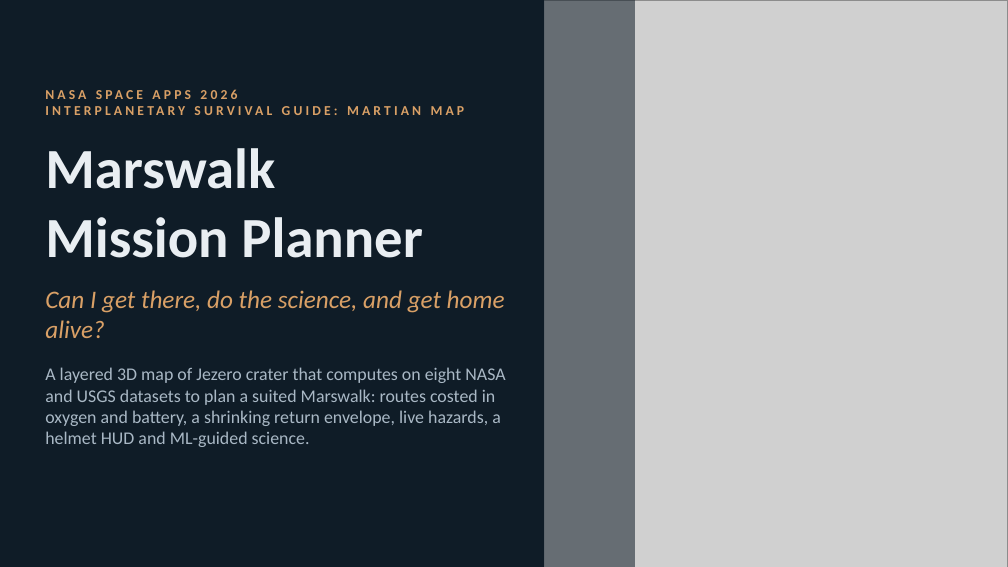
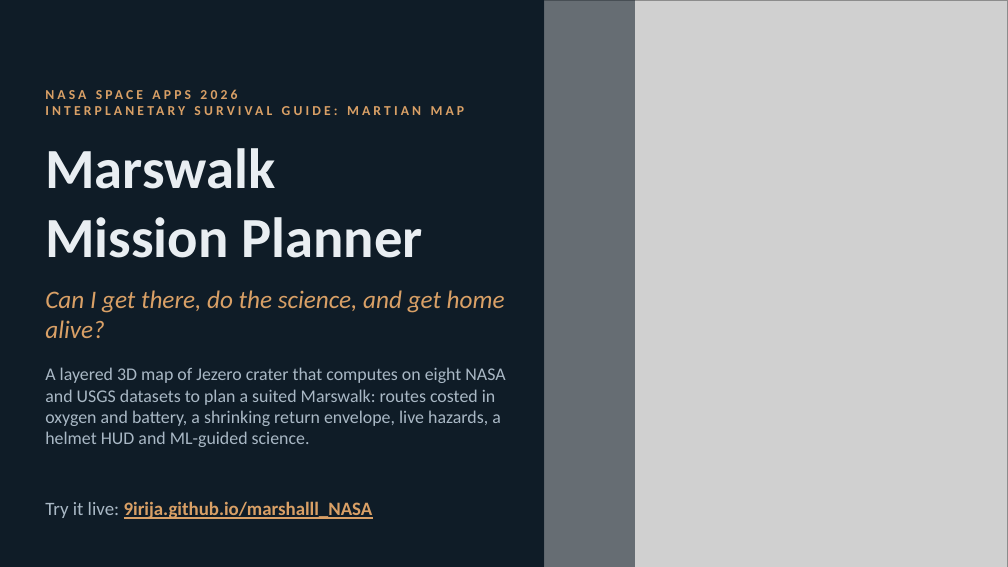
Before and after one commit to 9irija/marshalll_NASA, a slide deck: slide 1 of submission/Marswalk_demo.pptx. Drawn at 1008x567 pixels with LibreOffice and Linux fonts; fonts in the diff are those of the drawing; grey boxes stand for pictures. Boxes give left, top, right and bottom in pixels: in the first picture for what was removed or moved away, otherwise in the second. Text is boxed around its words. In the diff, an @@ line names an element or a change of style, - is before the commit and + after.

```diff
--- a/submission/Marswalk_demo.pptx
+++ b/submission/Marswalk_demo.pptx
@@ text added at (45, 501, 373, 519), 18 pt, text #D9A066, bold, underline @@
+Try it live: 9irija.github.io/marshalll_NASA
```
Also in this commit, not shown: 1 other slide changed, 12 other files.
